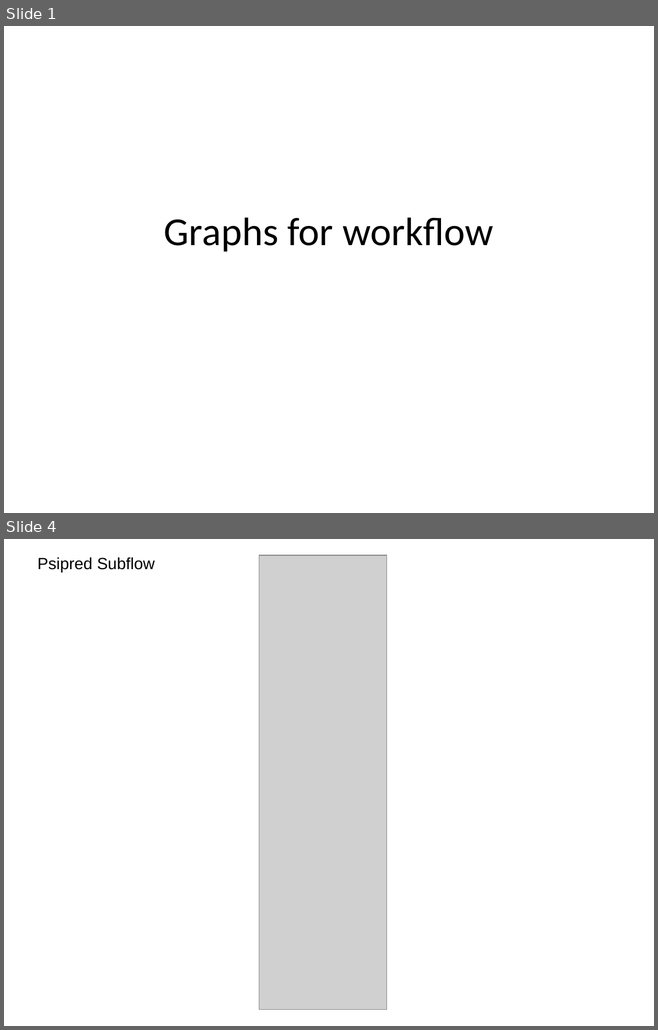
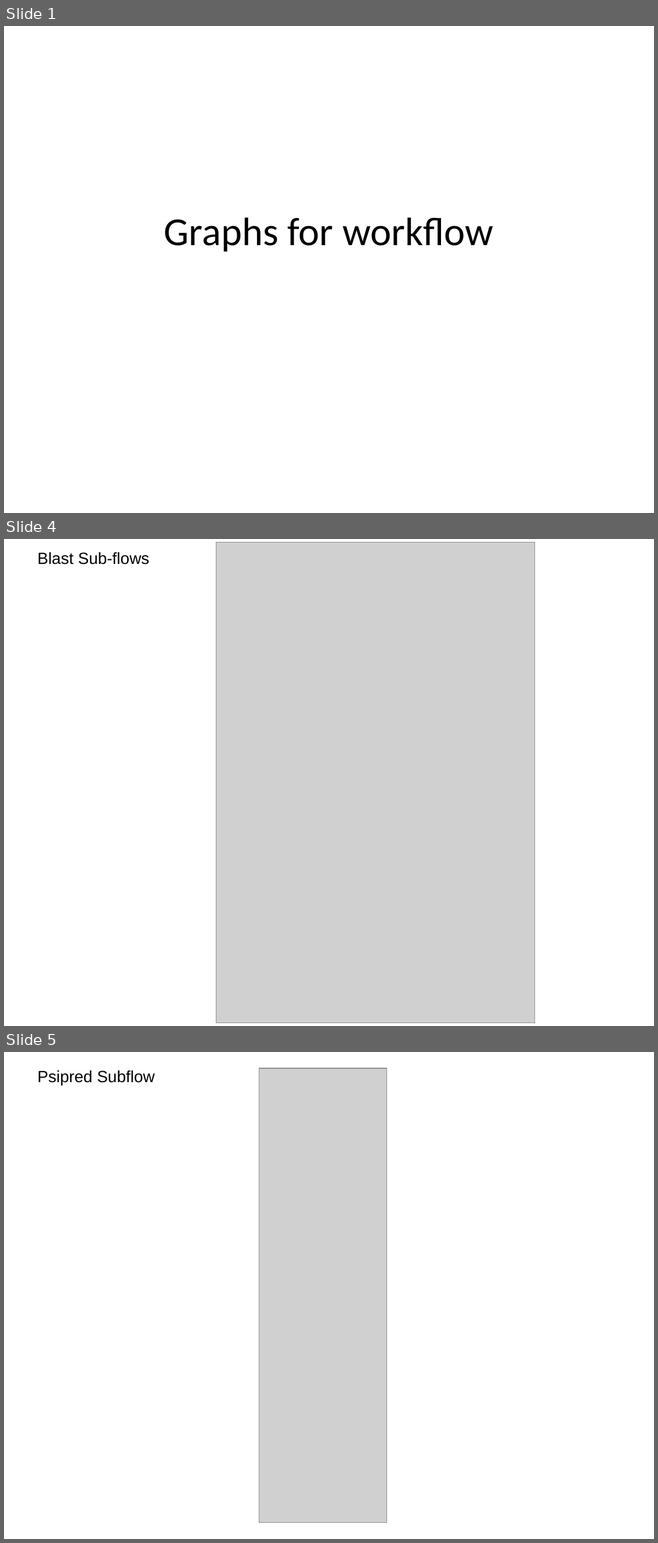
Before and after one commit to VEuPathDB/ApiCommonData, a slide deck: Load/doc/workflow/plasmodb/7.7/WorkflowGraphs.ppt. Shown one above the other, each under a label of ours: slides 1 and 4 before the commit, slides 1, 4 and 5 after it; the slides between them are not shown. The pictures are 658x1030 and 658x1543 pixels, drawn with LibreOffice and Linux fonts; fonts in the diff are those of the drawing; grey boxes stand for pictures. Boxes give left, top, right and bottom in pixels: in the first picture for what was removed or moved away, otherwise in the second. Text is boxed around its words. In the diff, an @@ line names an element or a change of style, - is before the commit and + after.

Commit message:
adjusted genome workflow and blast subflow

```diff
--- a/Load/doc/workflow/plasmodb/7.7/WorkflowGraphs.ppt
+++ b/Load/doc/workflow/plasmodb/7.7/WorkflowGraphs.ppt
@@ slide 4 added at box(4, 539, 654, 1026), background #FFFFFF @@
@@ text added at box(38, 552, 150, 565), 18 pt, text #000000 @@
+Blast Sub-flows
@@ picture added at box(216, 542, 535, 1024) @@
@@ what was slide 4 is now slide 5 @@
```
Also in this commit, not shown: 2 slides changed, 2 other slides added.
